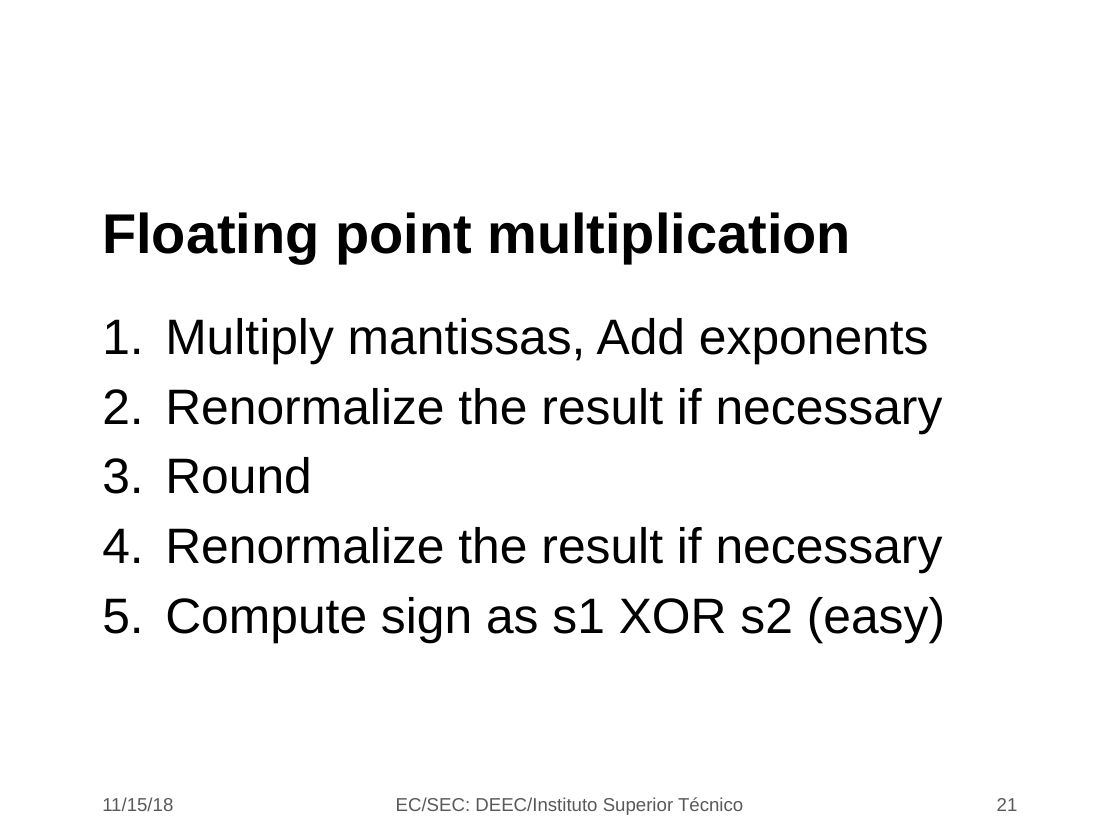
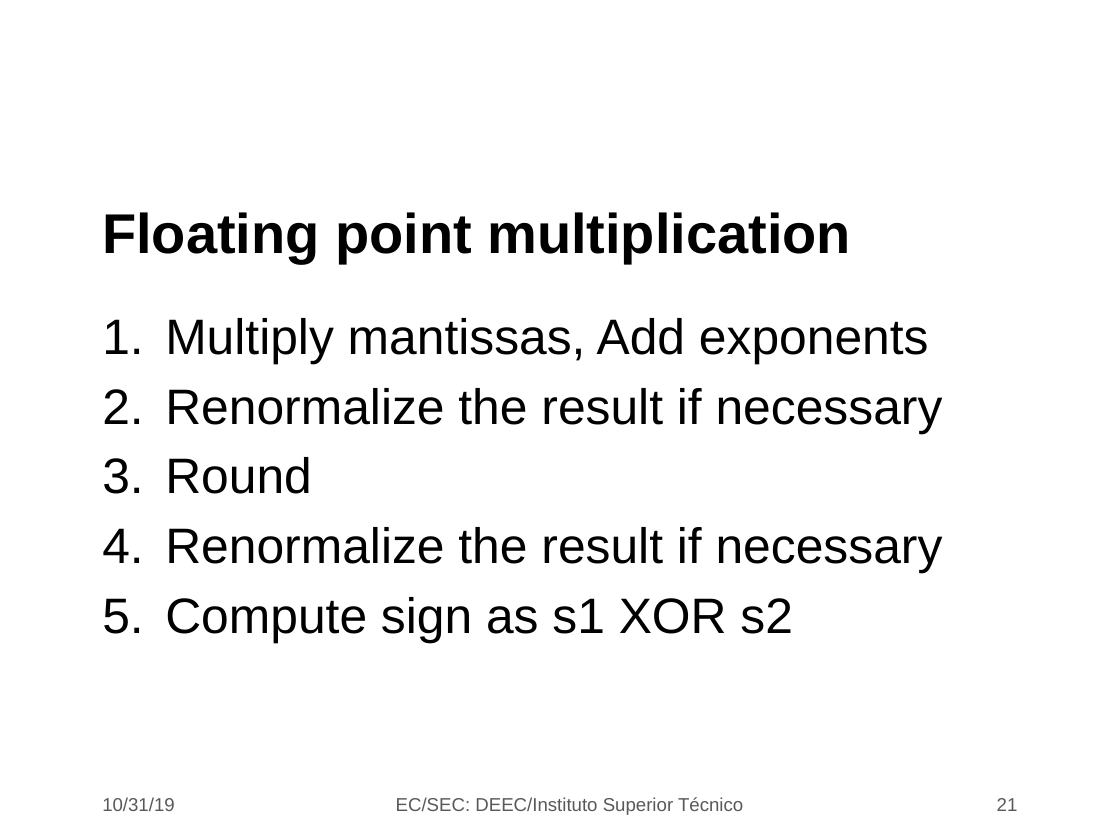
Before and after one commit to jjts/ist-sec, a slide deck: slide 21 of lectures/l15_fixed_float_point/l15.odp. Drawn at 1120x840 pixels with LibreOffice and Linux fonts; fonts in the diff are those of the drawing; background and template pictures are left out. Boxes give left, top, right and bottom in pixels: in the first picture for what was removed or moved away, otherwise in the second. Text is boxed around its words. In the diff, an @@ line names an element or a change of style, - is before the commit and + after.

```diff
--- a/lectures/l15_fixed_float_point/l15.odp
+++ b/lectures/l15_fixed_float_point/l15.odp
@@ text at box(165, 597, 793, 643): text changed @@
-5. Compute sign as s1 XOR s2 (easy)
+5. Compute sign as s1 XOR s2
@@ text at box(102, 797, 175, 811): text changed @@
-11/15/18
+10/31/19
```
Also in this commit, not shown: 23 other slides changed, 1 other file.
